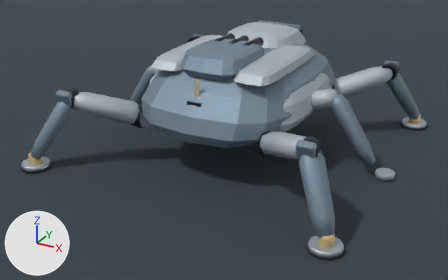
The Blender file content/source-art/arachnid-hexapod.blend: old version first, new version second.
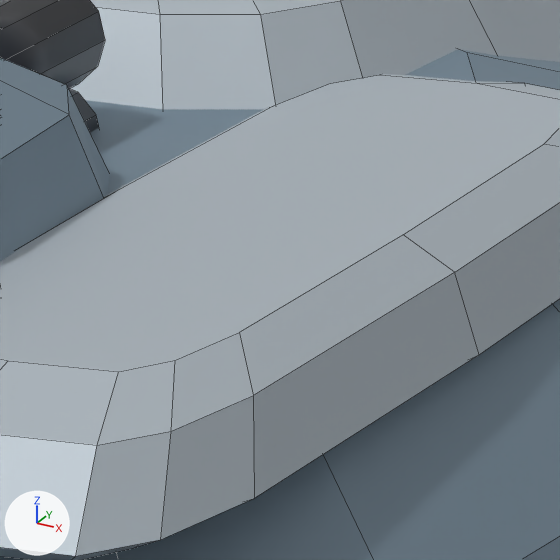
The first picture shows the older version from a 50 mm lens placed at (4.35, -8.42, 4.23), pointed at (-0.07, -0.39, 0.21). The close-ups show the older and then the newer version on the part from 57% to 67% of the width and 14% to 31% of the height of that picture. Only the edits that show in the close-ups are written down. Every picture has the same lights, and +X, +Y and +Z are marked at lower left. The close-ups show mesh edges as thin lines.

The scene before the commit, as lines of its bpy script (objects in view):
```python
me_arachnidhexapodarmor_armoredcarapace_mesh = bpy.data.meshes.new('ArachnidHexapodArmor_ArmoredCarapace_Mesh')
me_arachnidhexapodarmor_armoredcarapace_mesh.from_pydata(...)  # 96 vertices, 82 faces; spans x -1.3..1.3, y -1.62..1.78, z 0.64..1.62
me_arachnidhexapodarmor_armoredcarapace_mesh.materials.append(mat_arachnidhexapod_primaryarmor)  # greyish blue #7e92a0
me_arachnidhexapodarmor_dorsalmissilecradle_mesh = bpy.data.meshes.new('ArachnidHexapodArmor_DorsalMissileCradle_Mesh')
me_arachnidhexapodarmor_dorsalmissilecradle_mesh.from_pydata(...)  # 64 vertices, 50 faces; spans x -0.53..0.53, y -1.18..0.12, z 1.48..1.79
me_arachnidhexapodarmor_dorsalmissilecradle_mesh.materials.append(mat_arachnidhexapod_primaryarmor)  # greyish blue #7e92a0
me_arachnidhexapodarmor_opticcrown_mesh = bpy.data.meshes.new('ArachnidHexapodArmor_OpticCrown_Mesh')
me_arachnidhexapodarmor_opticcrown_mesh.from_pydata(...)  # 64 vertices, 50 faces; spans x -0.63..0.63, y 0.22..1.52, z 1.4..1.79
me_arachnidhexapodarmor_opticcrown_mesh.materials.append(mat_arachnidhexapod_lightarmor)  # light grey #b7c0c8
ob_arachnidhexapodarmor_armoredcarapace = bpy.data.objects.new('ArachnidHexapodArmor_ArmoredCarapace', me_arachnidhexapodarmor_armoredcarapace_mesh)
ob_arachnidhexapodarmor_armoredcarapace.location = (0.0, 0.0, 0.0)
ob_arachnidhexapodarmor_dorsalmissilecradle = bpy.data.objects.new('ArachnidHexapodArmor_DorsalMissileCradle', me_arachnidhexapodarmor_dorsalmissilecradle_mesh)
ob_arachnidhexapodarmor_dorsalmissilecradle.location = (0.0, 0.0, 0.0)
ob_arachnidhexapodarmor_opticcrown = bpy.data.objects.new('ArachnidHexapodArmor_OpticCrown', me_arachnidhexapodarmor_opticcrown_mesh)
ob_arachnidhexapodarmor_opticcrown.location = (0.0, 0.0, 0.0)
# also in view: 'ArachnidHexapodMissileCell_R2C3' at (0.25, -0.06, 1.74); 'ArachnidHexapodArmor_FlankPlate_R' at (0.7, -0.16, 1.55)
```
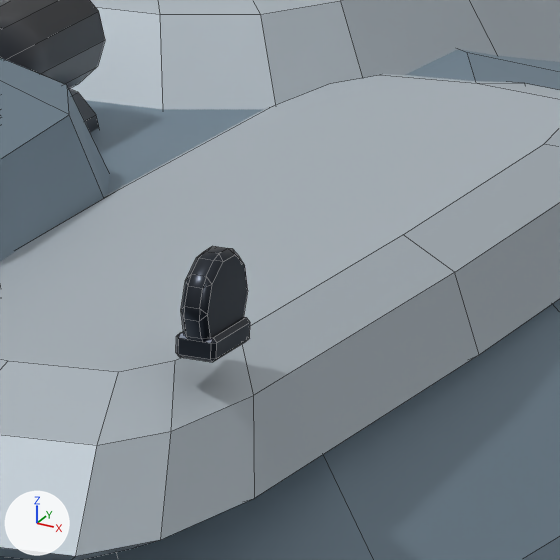
What the commit changed:
Mesh me_cube_047 is new.
It has 24 vertices, 26 faces and spans x -0.0262..0.0262, y -0.052..0.052, z -0.015..0.015.
It uses material mat_arachnidhexapod_gunmetal (dark grey #353a42).
Mesh me_cylinder_014 is new.
It has 60 vertices, 62 faces and spans x -0.0175..0.0175, y -0.0625..0.0625, z -0.0618..0.0618.
It uses material mat_arachnidhexapod_gunmetal (dark grey #353a42).
Object 'ArachnidHexapodArmor_LugWeldPad_4' (ob_arachnidhexapodarmor_lugweldpad_4) is new; it shows me_cube_047.
Its location is (0.92, -0.78, 1.675).
Object 'ArachnidHexapodArmor_LiftingLug_4' (ob_arachnidhexapodarmor_liftinglug_4) is new; it shows me_cylinder_014.
Its location is (0.92, -0.78, 1.72).

Boxes (x1, y1, x2, y2) around the edits, measured in the close-ups (560 x 560 px):
'ArachnidHexapodArmor_LiftingLug_4', added: after (181, 246, 248, 341)
'ArachnidHexapodArmor_LugWeldPad_4', added: after (176, 317, 250, 362)
